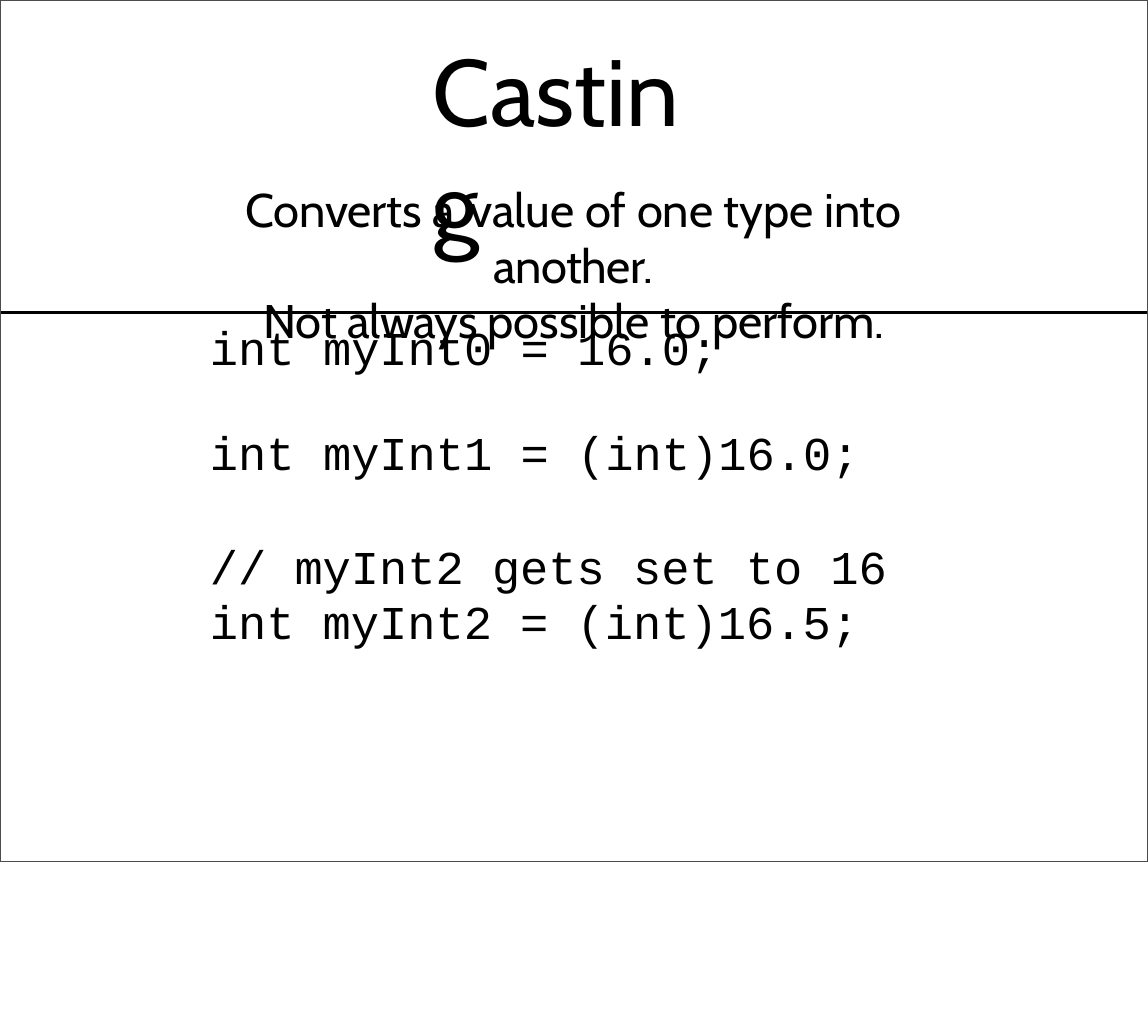
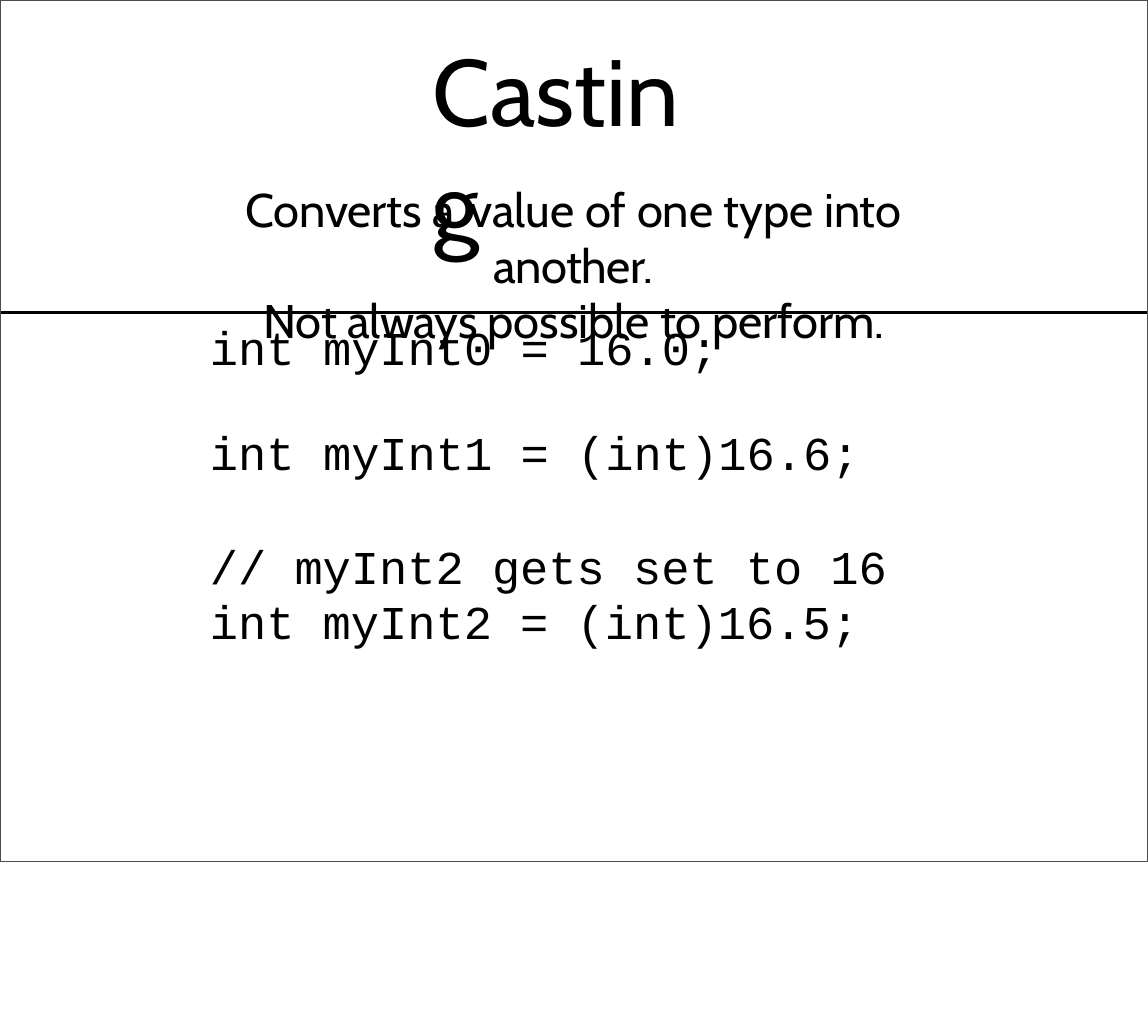
Before and after one commit to mjalalit/COMP110, a slide deck: slide 18 of lecture/week_15/Lecture 21.pptx. Drawn at 1148x1036 pixels with LibreOffice and Linux fonts; fonts in the diff are those of the drawing. Boxes give left, top, right and bottom in pixels: in the first picture for what was removed or moved away, otherwise in the second. Text is boxed around its words. In the diff, an @@ line names an element or a change of style, - is before the commit and + after.

```diff
--- a/lecture/week_15/Lecture 21.pptx
+++ b/lecture/week_15/Lecture 21.pptx
@@ table at (207,331,863,492) @@
-row 2, column 4: (int)16.0;
+row 2, column 4: (int)16.6;
```
Also in this commit, not shown: 3 other slides changed, 5 other files.
